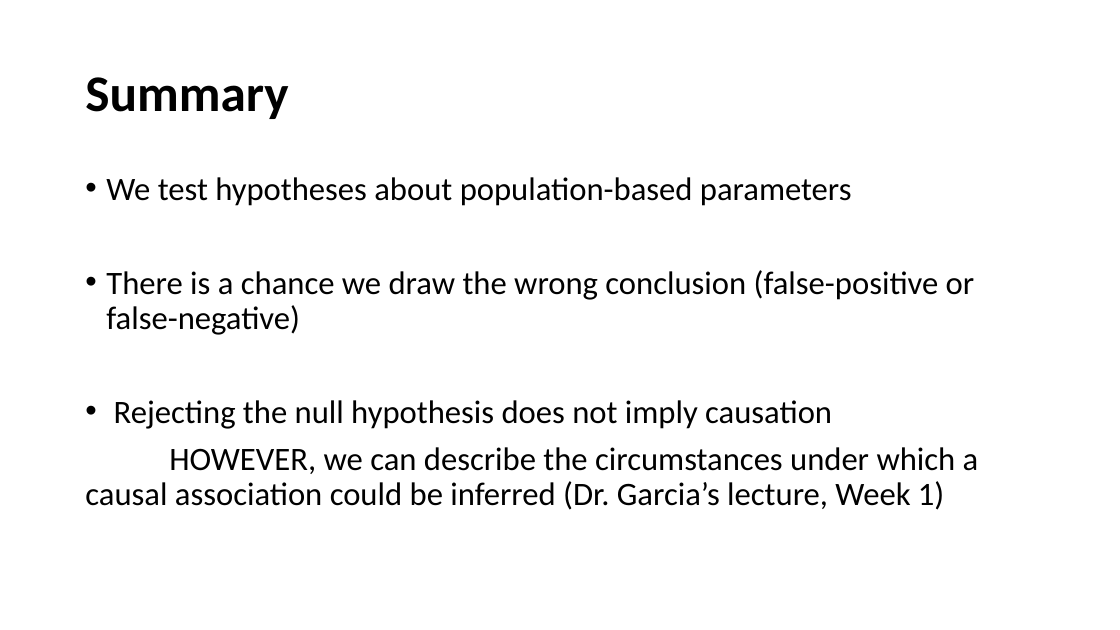
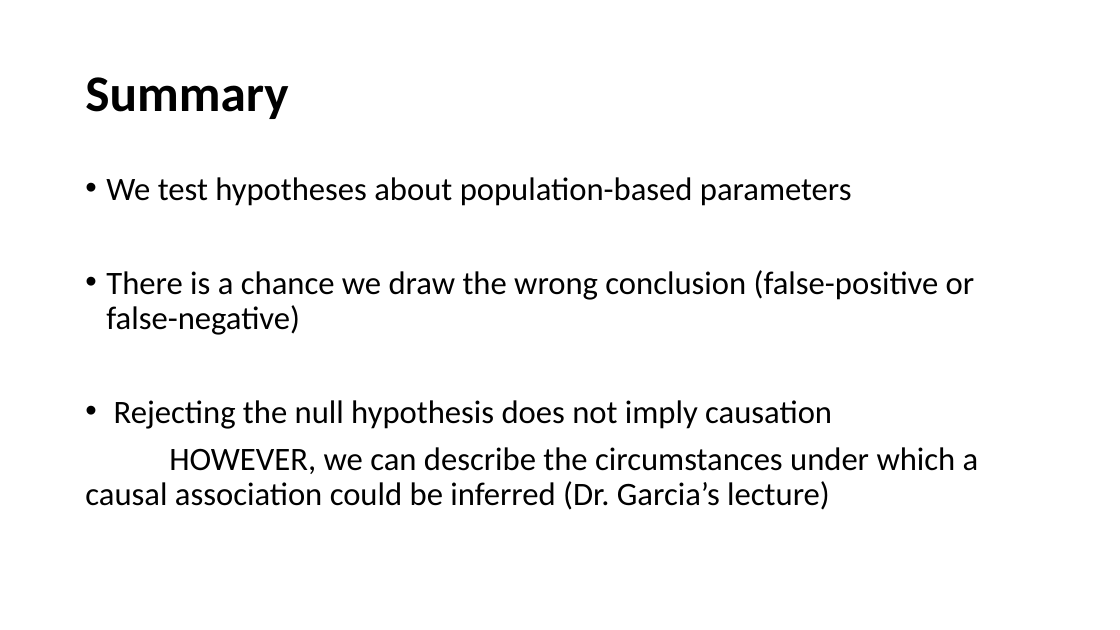
Before and after one commit to USCbiostats/LAsBEST, a slide deck: slide 19 of google-drive/week02/2Tues/1_lasbest-hypothesis-testing.pptx. Drawn at 1120x630 pixels with LibreOffice and Linux fonts; fonts in the diff are those of the drawing; background and template pictures are left out. Boxes give left, top, right and bottom in pixels: in the first picture for what was removed or moved away, otherwise in the second. Text is boxed around its words. In the diff, an @@ line names an element or a change of style, - is before the commit and + after.

Commit message:
update course content week02 Tues

```diff
--- a/google-drive/week02/2Tues/1_lasbest-hypothesis-testing.pptx
+++ b/google-drive/week02/2Tues/1_lasbest-hypothesis-testing.pptx
@@ text at (85, 447, 979, 510): text changed @@
-HOWEVER, we can describe the circumstances under which a causal association could be inferred (Dr. Garcia’s lecture, Week 1)
+HOWEVER, we can describe the circumstances under which a causal association could be inferred (Dr. Garcia’s lecture)
```
Also in this commit, not shown: 3 other files.
